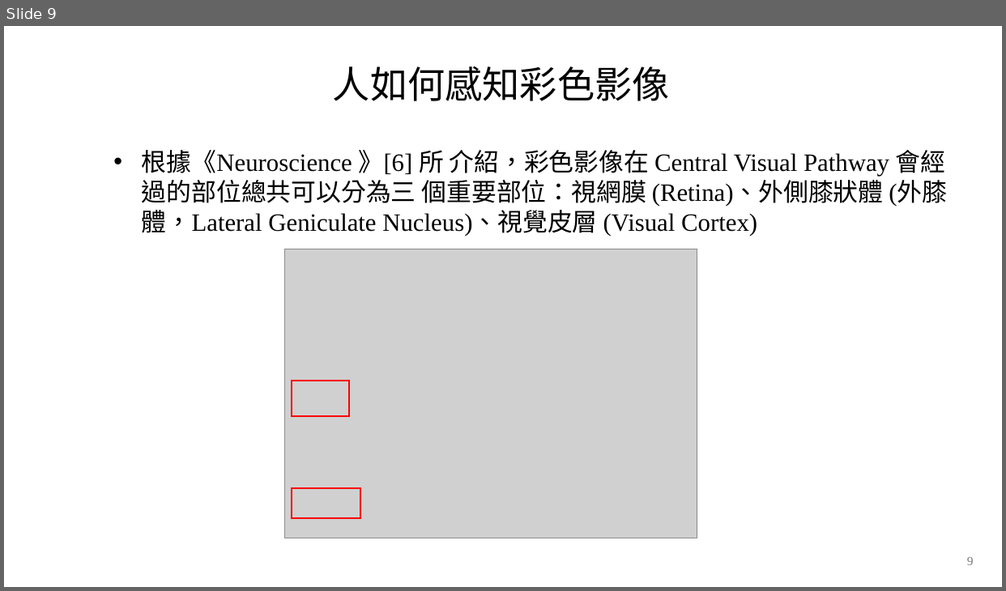
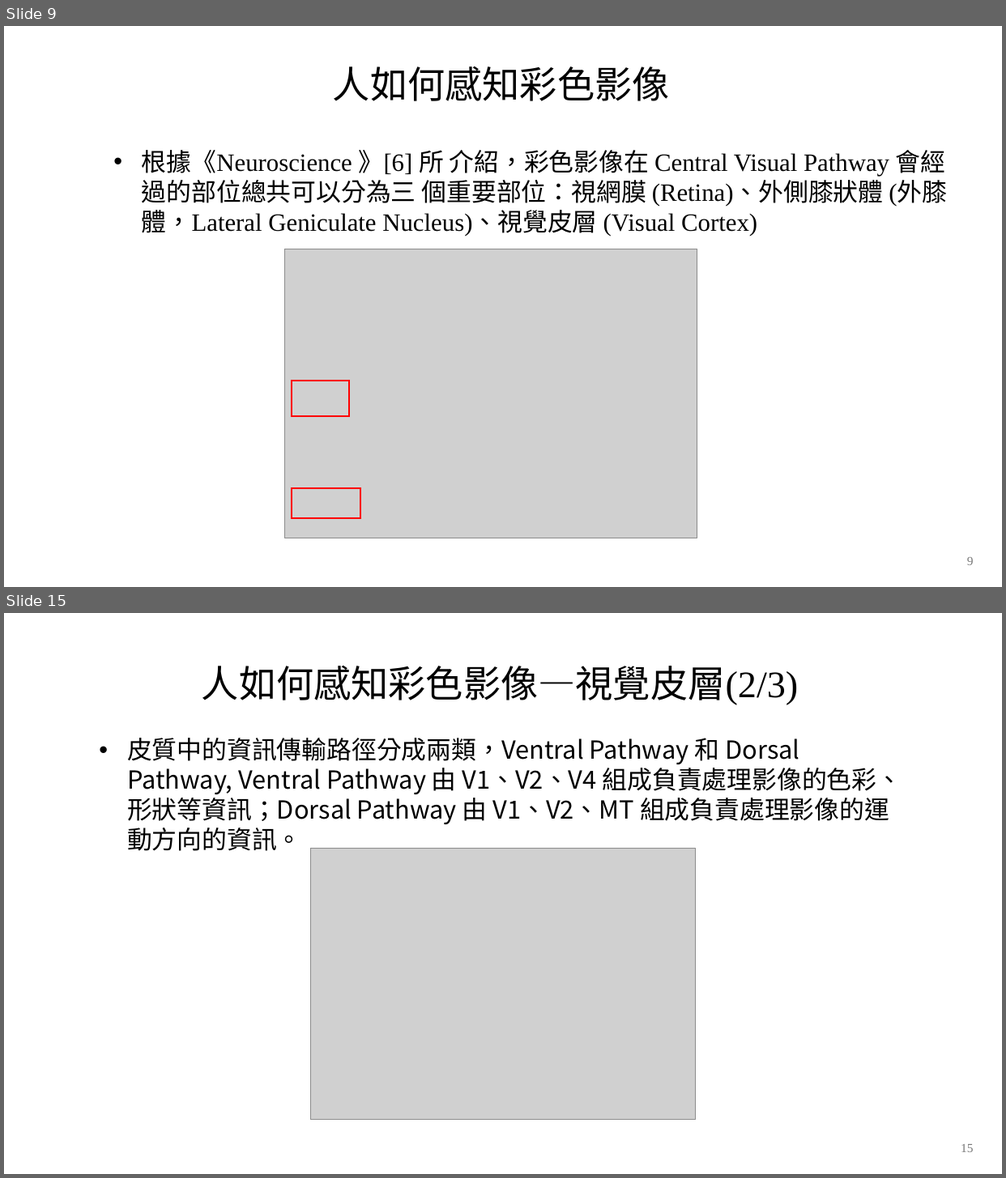
Before and after one commit to Cobra30621/RGB_SFM_V2, a slide deck: 文件/ppt/簡報.pptx. Shown one above the other, each under a label of ours: slide 9 before the commit, slides 9 and 15 after it; the slides between them are not shown. The pictures are 1006x591 and 1006x1178 pixels, drawn with LibreOffice and Linux fonts; fonts in the diff are those of the drawing; grey boxes stand for pictures; background and template pictures are left out. Boxes give left, top, right and bottom in pixels: in the first picture for what was removed or moved away, otherwise in the second. Text is boxed around its words. In the diff, an @@ line names an element or a change of style, - is before the commit and + after.

```diff
--- a/文件/ppt/簡報.pptx
+++ b/文件/ppt/簡報.pptx
@@ slide 15 added at (4, 613, 1002, 1174), background picture (left out) @@
@@ text added at (202, 666, 799, 705), 36 pt, text #000000 @@
+人如何感知彩色影像—視覺皮層(2/3)
@@ text added at (127, 738, 902, 851), 24 pt, text #000000 @@
+• 皮質中的資訊傳輸路徑分成兩類，Ventral Pathway 和 Dorsal Pathway, Ventral Pathway 由 V1、V2、V4 組成負責處理影像的色彩、形狀等資訊；Dorsal Pathway 由 V1、V2、MT 組成負責處理影像的運動方向的資訊。
@@ picture added at (311, 849, 695, 1120) @@
@@ page number added at (961, 1144, 973, 1152), 12 pt, text #797979 @@
+15
```
Also in this commit, not shown: 4 slides changed, 1 other slide added, 2 slides removed, 5 other files.
